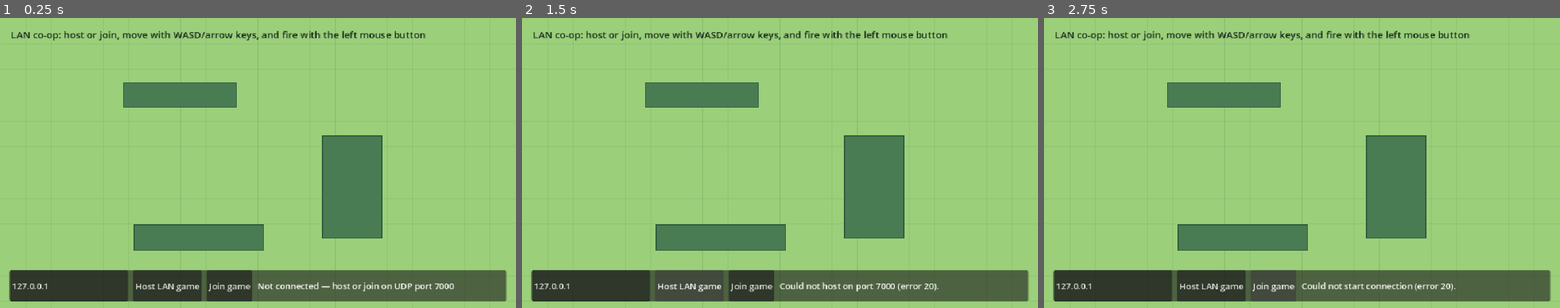
Above: before the commit, frames 1-3 (left to right).
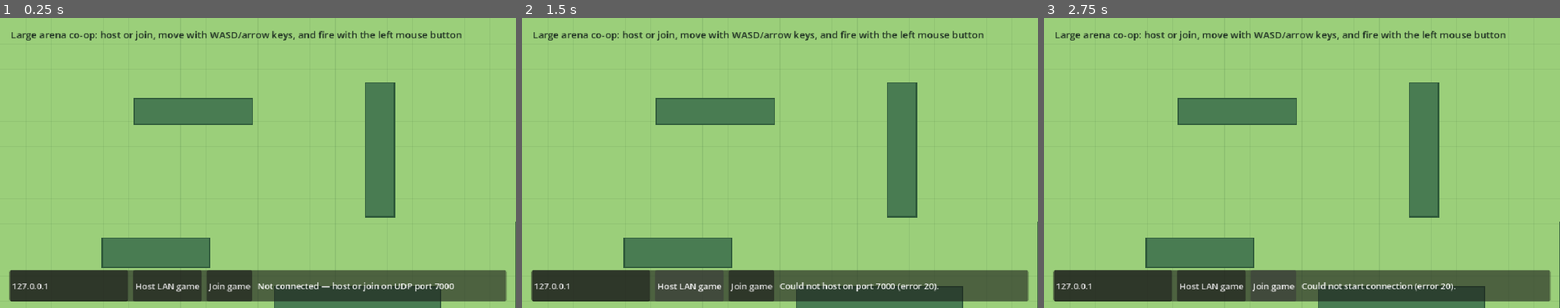
Above: after the commit, the same moments.

Repository: Eth217/beep-boop
Game: Godot game, scene res://scenes/world.tscn
Two runs of this game, one before a commit and one after it. Both use one fixed random seed, a clock stepped at 60 frames per second and the inputs below.
Inputs (mouse positions are in pixels of both pictures, inside the frame that each line leads up to):
- Up to frame 1 (0.25 s): no input
- Up to frame 2 (1.5 s): tap Enter at 0.5 s; move the mouse to (893, 148) at 0.52 s; hold D 0.53-1.25 s; hold Space 0.53-1.25 s; click (893, 148) at 0.67 s; click "Host LAN game" at 1.25 s
- Up to frame 3 (2.75 s): click "Join game" at 2 s

The runs differ from the first frame. In frame 1, 15% of the frame differs, in the area x 3-100%, y 4-100%; in frame 2, 15%; in frame 3, 15%.

Commit message:
Expand arena and refine combat movement

Diff:
--- a/scenes/player.tscn
+++ b/scenes/player.tscn
@@ -12,3 +12,9 @@
 
 [node name="CollisionShape2D" type="CollisionShape2D" parent="."]
 shape = SubResource("CircleShape2D_player")
+
+[node name="Camera2D" type="Camera2D" parent="."]
+position_smoothing_enabled = true
+position_smoothing_speed = 8.0
+limit_right = 1600
+limit_bottom = 900
--- a/scenes/world.tscn
+++ b/scenes/world.tscn
@@ -16,4 +16,4 @@
 offset_bottom = 50.0
 theme_override_colors/font_color = Color(0.1, 0.16, 0.12, 1)
 theme_override_font_sizes/font_size = 18
-text = "LAN co-op: host or join, move with WASD/arrow keys, and fire with the left mouse button"
+text = "Large arena co-op: host or join, move with WASD/arrow keys, and fire with the left mouse button"
--- a/scripts/player.gd
+++ b/scripts/player.gd
@@ -3,6 +3,9 @@
 
 const MAX_HEALTH := 100
 const FIREBALL_CHARGE_TIME := 3.0
+const DASH_DISTANCE := 140.0
+const DASH_COOLDOWN := 3.0
+const DASH_DURATION := 0.28
 
 @export var speed := 230.0
 @export var fire_cooldown := 0.22
@@ -15,13 +18,26 @@
 var is_charging := false
 var charge_progress := 0.0
 var charge_started_time_ms := 0
+var last_dash_time_ms := -3000
+var was_space_pressed := false
+var is_dashing := false
+var dash_direction := Vector2.ZERO
+var dash_elapsed := 0.0
 
 signal fire_requested(shooter_peer_id: int, direction: Vector2)
 signal fireball_requested(shooter_peer_id: int, direction: Vector2)
 
+@onready var camera: Camera2D = $Camera2D
+
 
 func _ready() -> void:
-	queue_redraw()
+	camera.enabled = multiplayer.get_unique_id() == owner_peer_id
+	queue_redraw()
+
+
+func _process(_delta: float) -> void:
+	if is_charging and charge_progress >= 1.0:
+		queue_redraw()
 
 
 func _physics_process(_delta: float) -> void:
@@ -46,13 +62,21 @@
 	elif Input.is_mouse_button_pressed(MOUSE_BUTTON_LEFT):
 		_request_fire(_aim_direction())
 
-
-func simulate_server_movement() -> void:
-	if not multiplayer.is_server():
-		return
-
-	velocity = input_direction * speed
-	move_and_slide()
+	var space_pressed := Input.is_key_pressed(KEY_SPACE)
+	if space_pressed and not was_space_pressed:
+		_request_dash(direction)
+	was_space_pressed = space_pressed
+
+
+func simulate_server_movement(delta: float) -> void:
+	if not multiplayer.is_server():
+		return
+
+	if is_dashing:
+		_simulate_dash(delta)
+	else:
+		velocity = input_direction * speed
+		move_and_slide()
 	_update_charge_progress()
 	sync_state.rpc(position, velocity, health, charge_progress, is_charging)
 
@@ -166,6 +190,60 @@
 	if not is_charging:
 		return
 	charge_progress = minf(float(Time.get_ticks_msec() - charge_started_time_ms) / (FIREBALL_CHARGE_TIME * 1000.0), 1.0)
+	queue_redraw()
+
+
+func _request_dash(direction: Vector2) -> void:
+	if direction.is_zero_approx():
+		return
+
+	if multiplayer.is_server():
+		dash_on_server(direction)
+	else:
+		submit_dash.rpc_id(1, direction)
+
+
+@rpc("any_peer", "reliable")
+func submit_dash(direction: Vector2) -> void:
+	if not multiplayer.is_server():
+		return
+	if multiplayer.get_remote_sender_id() != owner_peer_id:
+		return
+	dash_on_server(direction)
+
+
+func dash_on_server(direction: Vector2) -> void:
+	if not round_active or is_dashing or direction.is_zero_approx():
+		return
+
+	var current_time_ms := Time.get_ticks_msec()
+	if current_time_ms - last_dash_time_ms < int(DASH_COOLDOWN * 1000.0):
+		return
+
+	last_dash_time_ms = current_time_ms
+	is_dashing = true
+	dash_direction = direction.normalized()
+	dash_elapsed = 0.0
+
+
+func _simulate_dash(delta: float) -> void:
+	var previous_progress := dash_elapsed / DASH_DURATION
+	dash_elapsed = minf(dash_elapsed + delta, DASH_DURATION)
+	var current_progress := dash_elapsed / DASH_DURATION
+	var movement_distance := DASH_DISTANCE * (_dash_distance_fraction(current_progress) - _dash_distance_fraction(previous_progress))
+	velocity = dash_direction * movement_distance / delta
+	if move_and_collide(dash_direction * movement_distance):
+		is_dashing = false
+		velocity = Vector2.ZERO
+		return
+
+	if dash_elapsed >= DASH_DURATION:
+		is_dashing = false
+		velocity = Vector2.ZERO
+
+
+func _dash_distance_fraction(progress: float) -> float:
+	return progress * progress * (3.0 - 2.0 * progress)
 
 
 func stop_charging() -> void:
@@ -199,6 +277,11 @@
 	input_direction = Vector2.ZERO
 	health = MAX_HEALTH
 	round_active = true
+	last_dash_time_ms = -3000
+	was_space_pressed = false
+	is_dashing = false
+	dash_direction = Vector2.ZERO
+	dash_elapsed = 0.0
 	stop_charging()
 	queue_redraw()
 
@@ -208,6 +291,7 @@
 	if not is_active:
 		input_direction = Vector2.ZERO
 		velocity = Vector2.ZERO
+		is_dashing = false
 		stop_charging()
 
 
@@ -223,6 +307,10 @@
 
 	if is_charging:
 		var charge_bar_rect := Rect2(-20, -42, 40, 6)
-		var charge_color := Color("ff9f43") if charge_progress < 1.0 else Color("fff3a0")
+		var fill_width := 38.0 * clampf(charge_progress, 0.0, 1.0)
+		var charge_color := Color("dc2626")
+		if charge_progress >= 1.0:
+			var flash_strength := (sin(float(Time.get_ticks_msec()) * 0.015) + 1.0) * 0.5
+			charge_color = Color("ff4d4d").lerp(Color.WHITE, flash_strength)
 		draw_rect(charge_bar_rect, Color("251f24"))
-		draw_rect(Rect2(-19, -41, 38.0 * charge_progress, 4), charge_color)
+		draw_rect(Rect2(-19, -41, fill_width, 4), charge_color)
--- a/scripts/world.gd
+++ b/scripts/world.gd
@@ -1,6 +1,6 @@
 extends Node2D
 
-const WORLD_SIZE := Vector2(960, 540)
+const WORLD_SIZE := Vector2(1600, 900)
 const BORDER_THICKNESS := 32.0
 const GAME_PORT := 7000
 const MAX_PLAYERS := 4
@@ -19,10 +19,17 @@
 	Rect2(0, WORLD_SIZE.y, WORLD_SIZE.x, BORDER_THICKNESS),
 	Rect2(-BORDER_THICKNESS, 0, BORDER_THICKNESS, WORLD_SIZE.y),
 	Rect2(WORLD_SIZE.x, 0, BORDER_THICKNESS, WORLD_SIZE.y),
-	# Visible obstacles.
-	Rect2(230, 120, 210, 46),
-	Rect2(600, 220, 110, 190),
-	Rect2(250, 385, 240, 48),
+	# Arena obstacles.
+	Rect2(250, 150, 220, 48),
+	Rect2(680, 120, 54, 250),
+	Rect2(1050, 140, 280, 48),
+	Rect2(190, 410, 200, 54),
+	Rect2(510, 500, 310, 50),
+	Rect2(960, 380, 56, 270),
+	Rect2(1210, 450, 220, 52),
+	Rect2(310, 700, 300, 48),
+	Rect2(760, 690, 180, 50),
+	Rect2(1120, 700, 270, 48),
 ]
 
 @onready var players: Node2D = $Players
@@ -57,7 +64,7 @@
 	if not multiplayer.is_server() or not game_active:
 		return
 	for player in players_by_peer.values():
-		player.simulate_server_movement()
+		player.simulate_server_movement(_delta)
 	for bullet in bullets_by_id.values():
 		if bullet.simulate_server_movement(_delta):
 			remove_bullet.rpc(bullet.bullet_id)
@@ -362,10 +369,10 @@
 
 func _spawn_position_for(peer_id: int) -> Vector2:
 	var spawn_points := [
-		Vector2(96, 270), # Left
-		Vector2(864, 270), # Right
-		Vector2(520, 75), # Top
-		Vector2(520, 455), # Bottom
+		Vector2(110, 450), # Left
+		Vector2(1490, 450), # Right
+		Vector2(820, 80), # Top
+		Vector2(820, 810), # Bottom
 	]
 	return spawn_points[(peer_id - 1) % spawn_points.size()]
 
Not shown, changed: README.md
